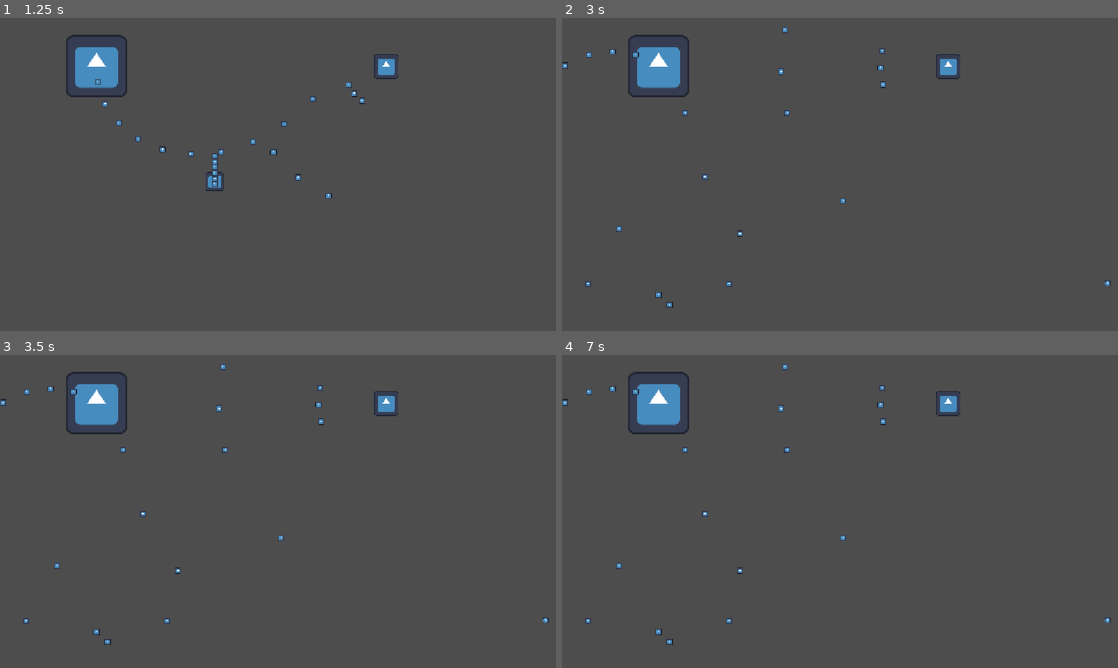
Above: before the commit, frames 1-4 (two rows, left to right).
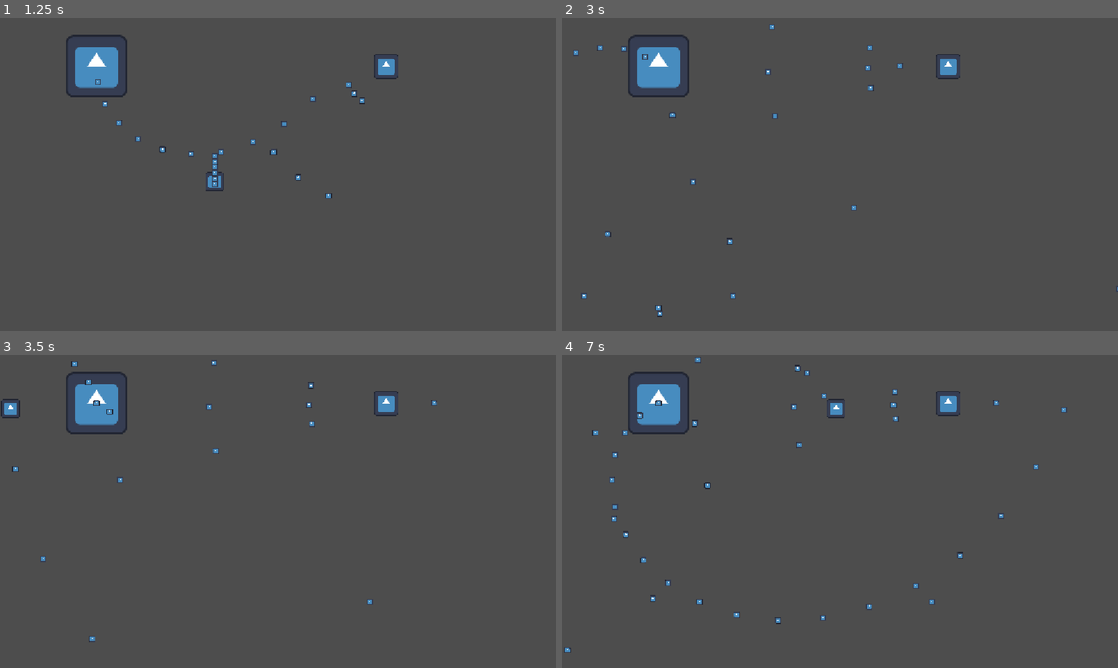
Above: after the commit, the same moments.

Repository: jimrobert796/proyect_bh
Game: Godot game, scene res://main.tscn
Same seed, same stepped clock (60 frames per second), same inputs: the game is played once before the commit and once after it. The engine's default icon, where the game draws it, is replaced by a stand-in: a white triangle on a blue panel in a dark square.
Inputs:
- Up to frame 1 (1.25 s): hold Up (ui_up) from 0.53 s (still down); hold Z from 0.53 s (still down)
- Up to frame 2 (3 s): release Z at 1.28 s; tap Shift at 1.35, 2.85 s; release Up (ui_up) at 2.03 s; hold Z 2.03-2.78 s; hold Left (ui_left) from 2.03 s (still down)
- Up to frame 3 (3.5 s): keep holding Left (ui_left)
- Up to frame 4 (7 s): release Left (ui_left) at 3.53 s; hold Down (ui_down) 3.53-4.28 s; hold Z 3.53-4.28 s; hold Right (ui_right) 4.28-5.03 s; tap Shift at 4.35, 5.85 s; hold Up (ui_up) 5.03-5.78 s; hold Z 5.03-5.78 s; hold Right (ui_right) from 5.78 s (still down); hold Z from 6.53 s (still down)

Frame 1 is identical in both runs. In frame 2, 0.5% of the frame differs, in the area x 0-100%, y 2-96%; in frame 3, 0.6%; in frame 4, 0.9%, in the area x 0-99%, y 0-96%.

Commit message:
Destruccion de bullet fuera de pantalla y "enemy_bullet" quitado por pruebas

Diff:
--- a/bullet.gd
+++ b/bullet.gd
@@ -1,19 +1,20 @@
 extends Area2D
 
-#Hacer poo hacer bullet para enemigo
-
 var speed = 400
-var direccion = Vector2(-1,1)
+var direccion = Vector2(-1, 1)
 var type = "enemy"
 
-# Called when the node enters the scene tree for the first time.
 func _ready():
 	if type == "player":
 		add_to_group("player_bullets")
-	else :
+	else:
 		add_to_group("enemy_bullets")
 
+	# Conectamos la señal del notifier hijo
+	$VisibleOnScreenNotifier2D.screen_exited.connect(_on_screen_exited)
 
-# Called every frame. 'delta' is the elapsed time since the previous frame.
 func _process(delta):
 	position += direccion * speed * delta
+
+func _on_screen_exited():
+	queue_free()
--- a/player.gd
+++ b/player.gd
@@ -51,7 +51,7 @@
 		tempo = 0
 
 func _on_area_entered(area):
-	if area.is_in_group("enemy_bullets"): # enemy_bullets
+	if area.is_in_group(""): # enemy_bullets
 		vidas -= 1
 		if vidas == -1:
 			print("game over")
